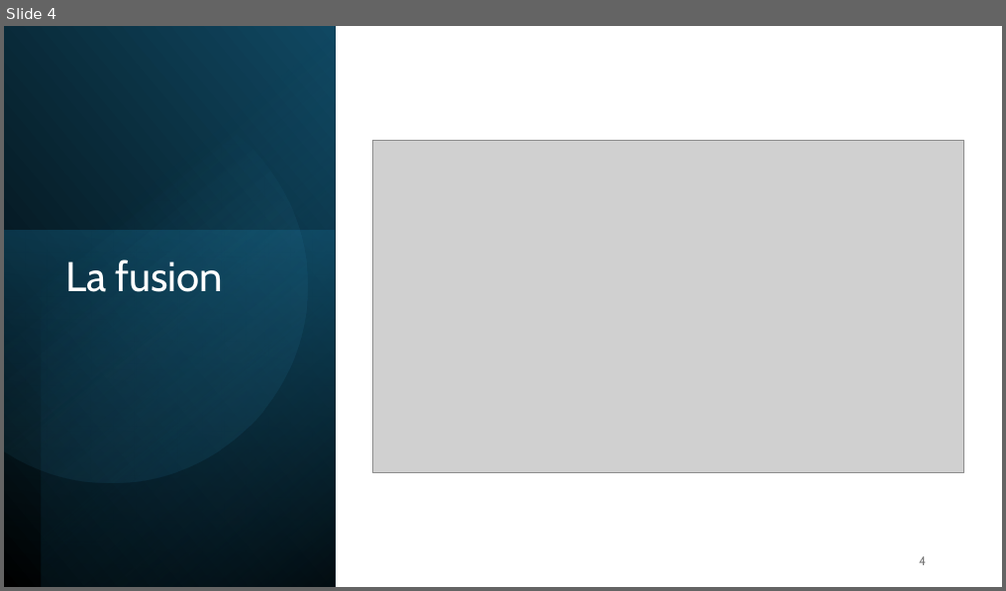
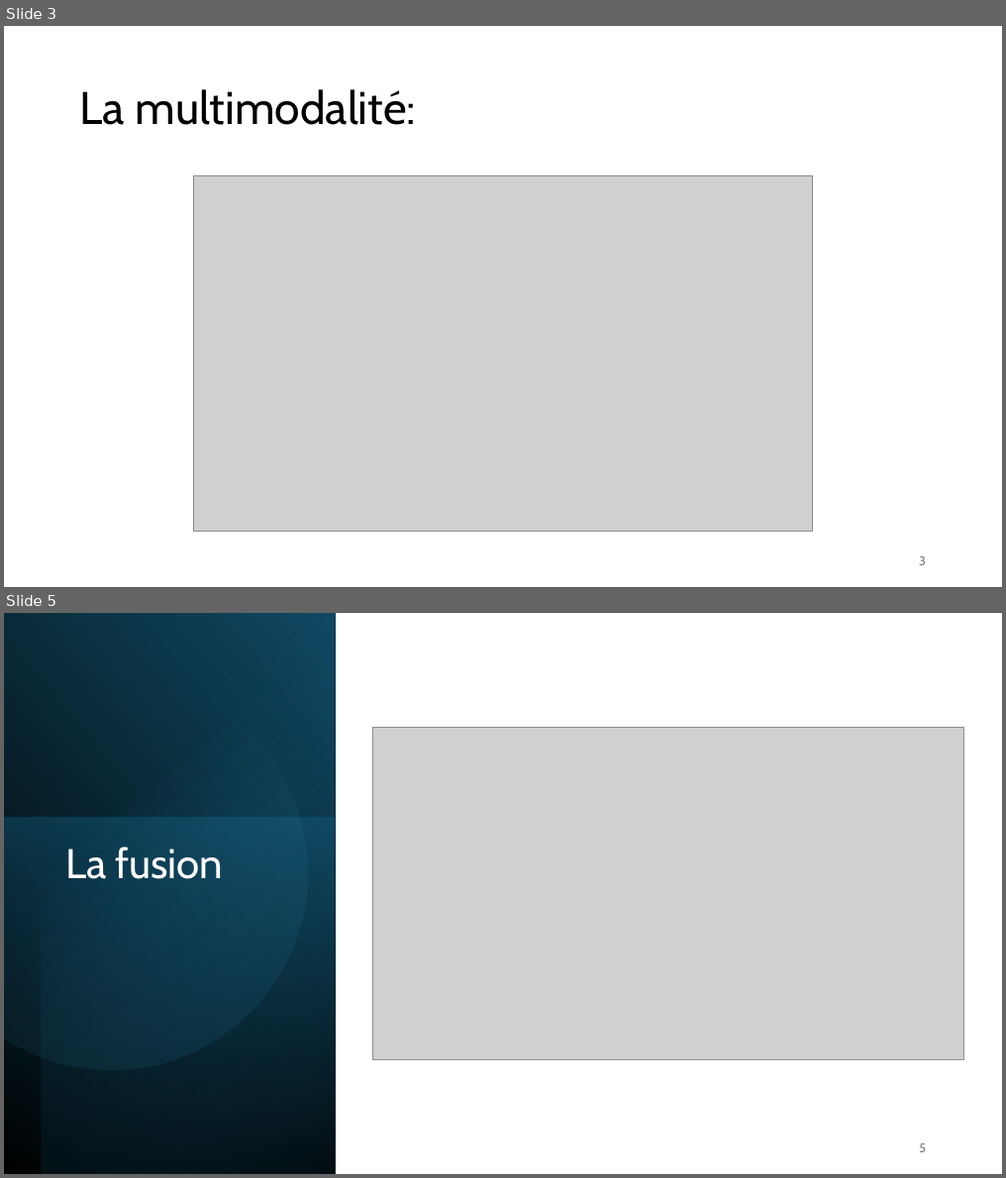
Before and after one commit to IzowRM/Stage-Cetic, a slide deck: Doc Slide/Presentation_du_27_01.pptx. Shown one above the other, each under a label of ours: slide 4 before the commit, slides 3 and 5 after it; the slides between them are not shown. The pictures are 1006x591 and 1006x1178 pixels, drawn with LibreOffice and Linux fonts; fonts in the diff are those of the drawing; grey boxes stand for pictures. Boxes give left, top, right and bottom in pixels: in the first picture for what was removed or moved away, otherwise in the second. Text is boxed around its words. In the diff, an @@ line names an element or a change of style, - is before the commit and + after.

```diff
--- a/Doc Slide/Presentation_du_27_01.pptx
+++ b/Doc Slide/Presentation_du_27_01.pptx
@@ slide 3 added at <box>4,26,1002,587</box>, background #FFFFFF @@
@@ title added at <box>80,89,417,125</box>, 44 pt, text #000000 @@
+La multimodalité:
@@ picture added at <box>194,175,813,532</box> @@
@@ page number added at <box>919,557,926,566</box>, 12 pt, text #797979 @@
+3
@@ what was slide 4 is now slide 5 @@
@@ page number at <box>919,1144,926,1153</box>: text changed @@
-4
+5
```
Also in this commit, not shown: 4 slides changed, 1 other slide added, 9 slides removed, 7 other files.
